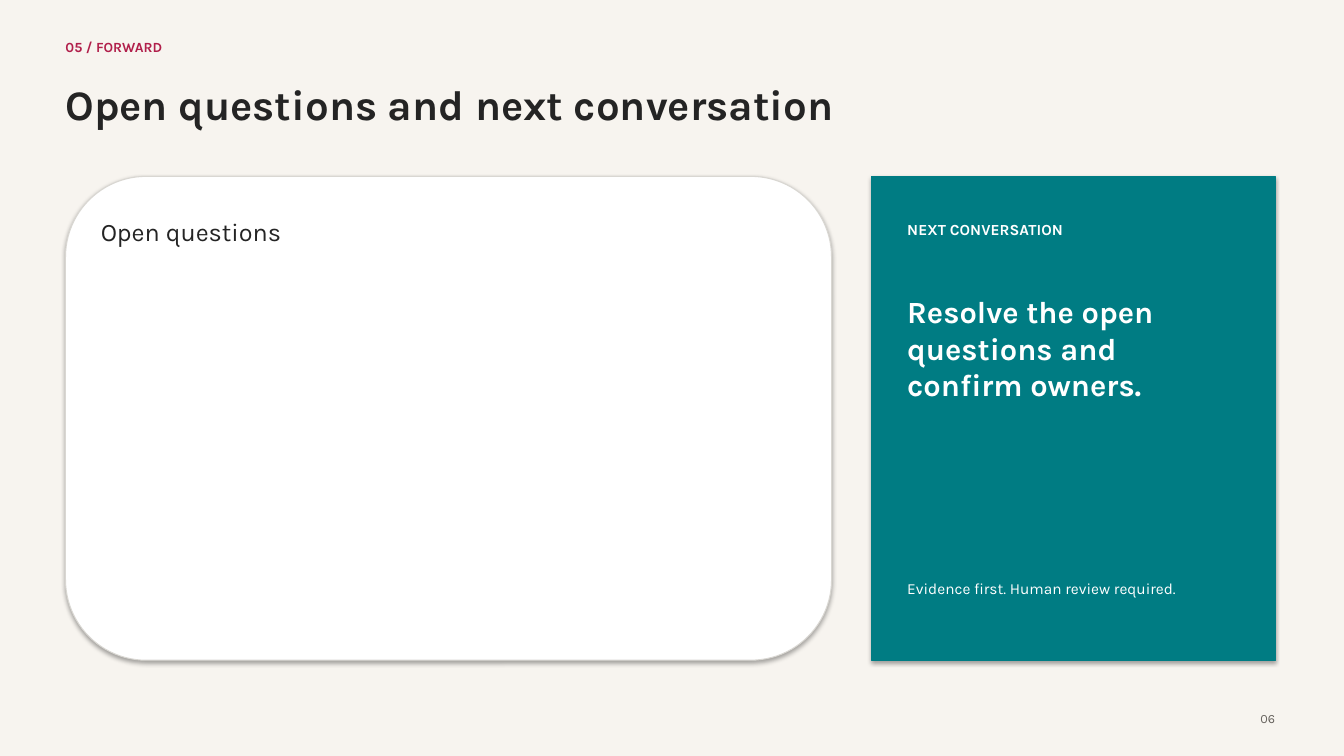
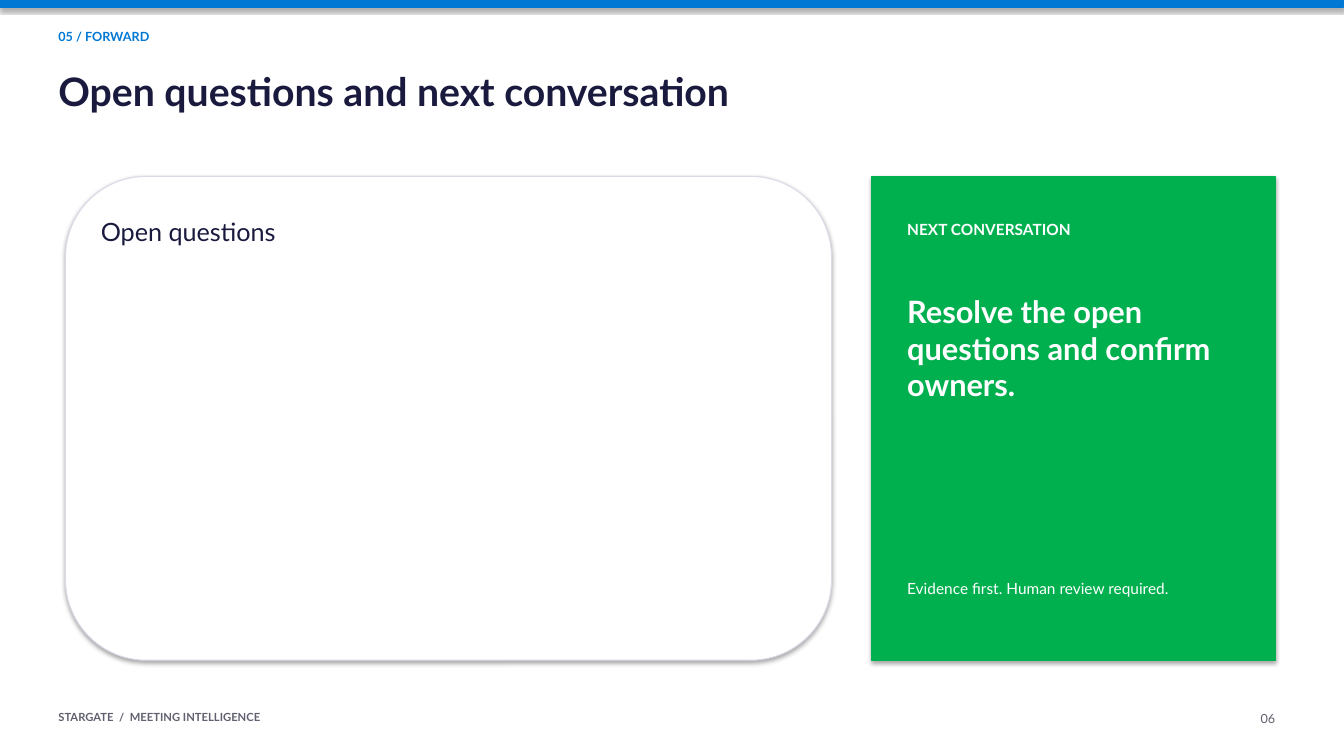
Before and after one commit to david-xinyuwei/david-share, a slide deck: slide 6 of Agents/Meeting-Agent/src/meeting_agent/templates/meeting-agent-template.pptx. Drawn at 1344x756 pixels with LibreOffice and Linux fonts; fonts in the diff are those of the drawing. Boxes give left, top, right and bottom in pixels: in the first picture for what was removed or moved away, otherwise in the second. Text is boxed around its words. In the diff, an @@ line names an element or a change of style, - is before the commit and + after.

Commit message:
feat: add key-only Meeting Agent workflow

```diff
--- a/Agents/Meeting-Agent/src/meeting_agent/templates/meeting-agent-template.pptx
+++ b/Agents/Meeting-Agent/src/meeting_agent/templates/meeting-agent-template.pptx
@@ background #F7F4EF to #FFFFFF @@
@@ rectangle added at [0, 0, 1344, 7], fill #0078D4, outline #0078D4 0.75 pt @@
@@ text "05 / FORWARD": place and size @@
-text "05 / FORWARD" at [65, 42, 162, 52]
+text "05 / FORWARD" at [58, 31, 149, 41]
@@ text "05 / FORWARD" at [58, 31, 149, 41]: size 10 to 9 pt, font Karla to Lato, text colour #B11F4B to #0078D4 @@
@@ text "Open questions and next conversation": place and size @@
-text "Open questions and next conversation" at [65, 90, 834, 131]
+text "Open questions and next conversation" at [58, 77, 729, 113]
@@ text "Open questions and next conversation" at [58, 77, 729, 113]: size 30 to 28 pt, font Karla to Lato, text colour #242424 to #1A1A3E @@
@@ rounded rectangle at [66, 176, 832, 660]: outline #D9D7D2 0.75 pt to #D9DCE8 0.75 pt @@
@@ rectangle at [872, 176, 1275, 660]: fill #007C83 to #00B04F; outline #007C83 0.75 pt to #00B04F 0.75 pt @@
@@ text "Open questions" at [101, 222, 276, 246]: font Karla to Lato, text colour #242424 to #1A1A3E @@
@@ font Karla to Lato in 3 elements at [907, 223, 1071, 235], [907, 300, 1210, 397], [907, 582, 1168, 597] @@
@@ text added at [58, 713, 260, 721], 8 pt, text #606070, bold @@
+STARGATE / MEETING INTELLIGENCE
@@ text "06" at [1261, 714, 1276, 723]: font Karla to Lato, text colour #68645F to #606070 @@
```
Also in this commit, not shown: 5 other slides changed, 55 other files.
